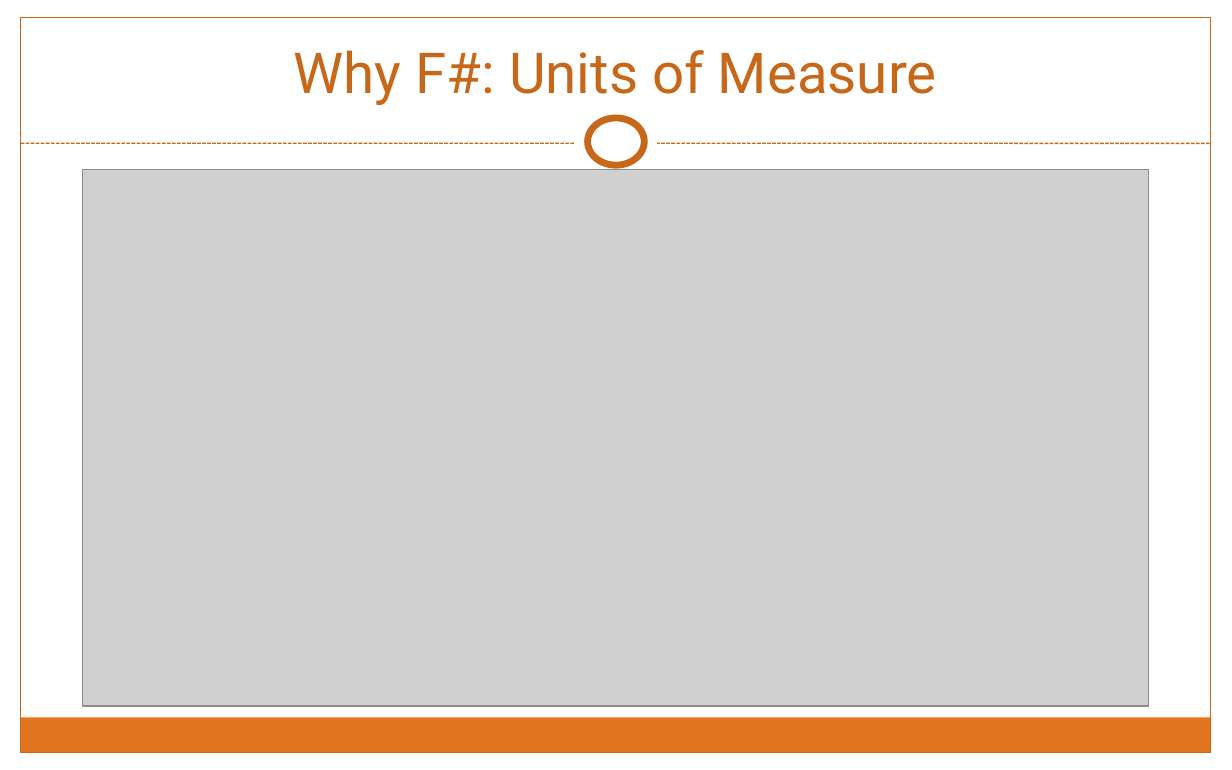
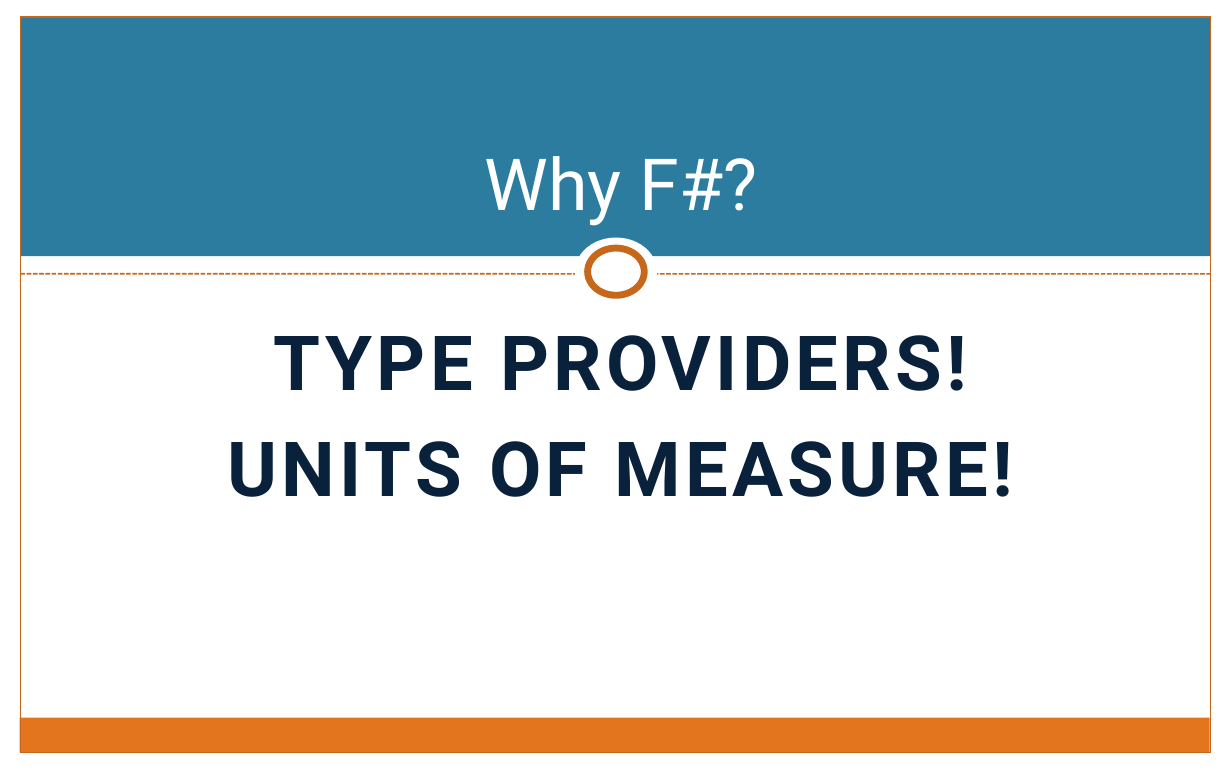
Before and after one commit to rachelblasucci/Current-Talks, a slide deck: slide 13 of Intro to Xamarin F#/F#-iOS.pptx (slide 12 before the commit). Drawn at 1232x770 pixels with LibreOffice and Linux fonts; fonts in the diff are those of the drawing; grey boxes stand for pictures. Boxes give left, top, right and bottom in pixels: in the first picture for what was removed or moved away, otherwise in the second. Text is boxed around its words. In the diff, an @@ line names an element or a change of style, - is before the commit and + after.

```diff
--- a/Intro to Xamarin F#/F#-iOS.pptx
+++ b/Intro to Xamarin F#/F#-iOS.pptx
@@ rectangle: place and size @@
-rectangle at (0, 0, 1232, 156)
+rectangle at (0, 0, 1232, 17)
@@ rectangle removed at (0, 0, 21, 770) @@
@@ rectangle added at (21, 16, 1211, 256), fill #2C7C9F @@
@@ line removed from (21, 143) to (1211, 143) @@
@@ picture removed at (83, 170, 1148, 707) @@
@@ title at (484, 156, 757, 226): text changed; size 33 to 42 pt; text colour #C7671A to #FFFFFF @@
-Why F#: Units of Measure
+Why F#?
@@ ellipse: place and size @@
-ellipse at (575, 107, 658, 176)
+ellipse at (575, 238, 658, 307)
@@ rectangle added at (21, 256, 1211, 291), fill #FFFFFF @@
@@ ellipse: place and size @@
-ellipse at (588, 118, 644, 165)
+ellipse at (588, 248, 644, 294)
@@ line added from (21, 274) to (1211, 274), #C7671A 0.9 pt dashed @@
@@ text added at (227, 335, 1013, 497), 44.4 pt, text #09213B, bold @@
+TYPE PROVIDERS!
+UNITS OF MEASURE!
```
Also in this commit, not shown: 11 other slides changed, 3 slides added, 2 slides removed, 55 other files.
